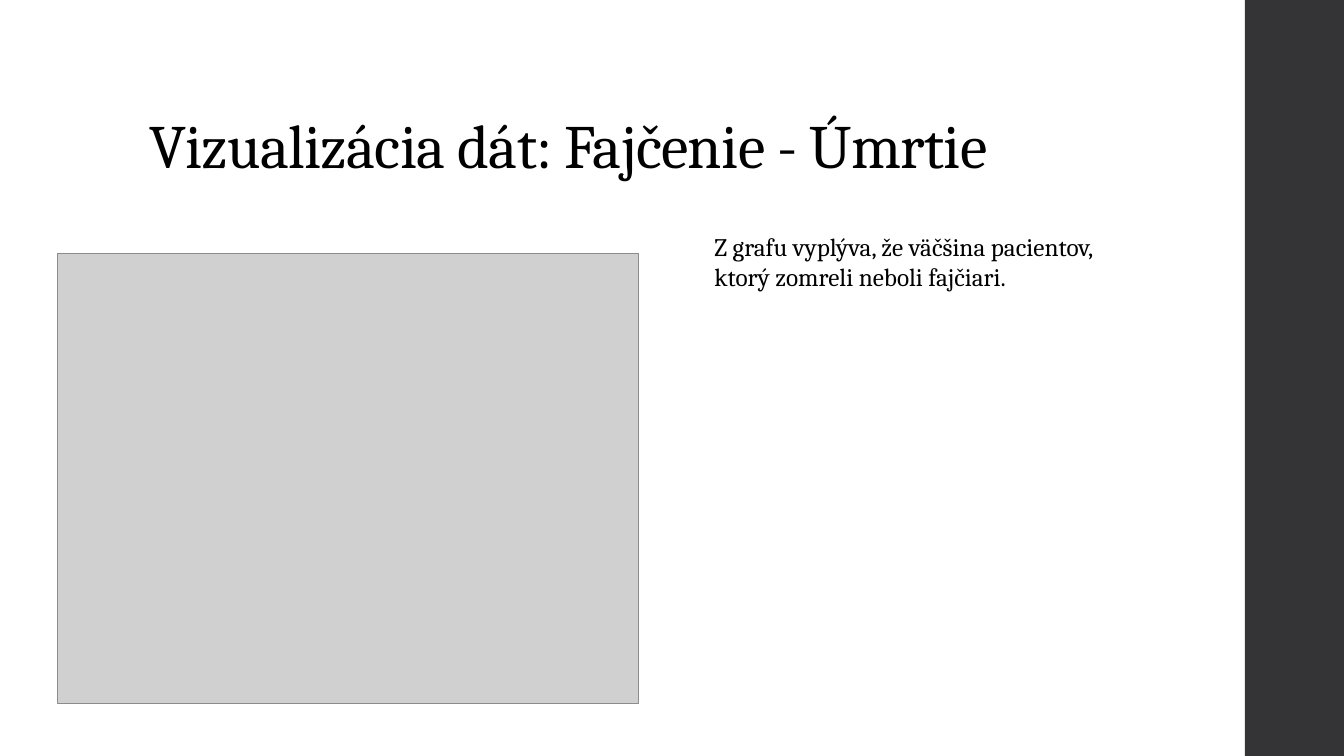
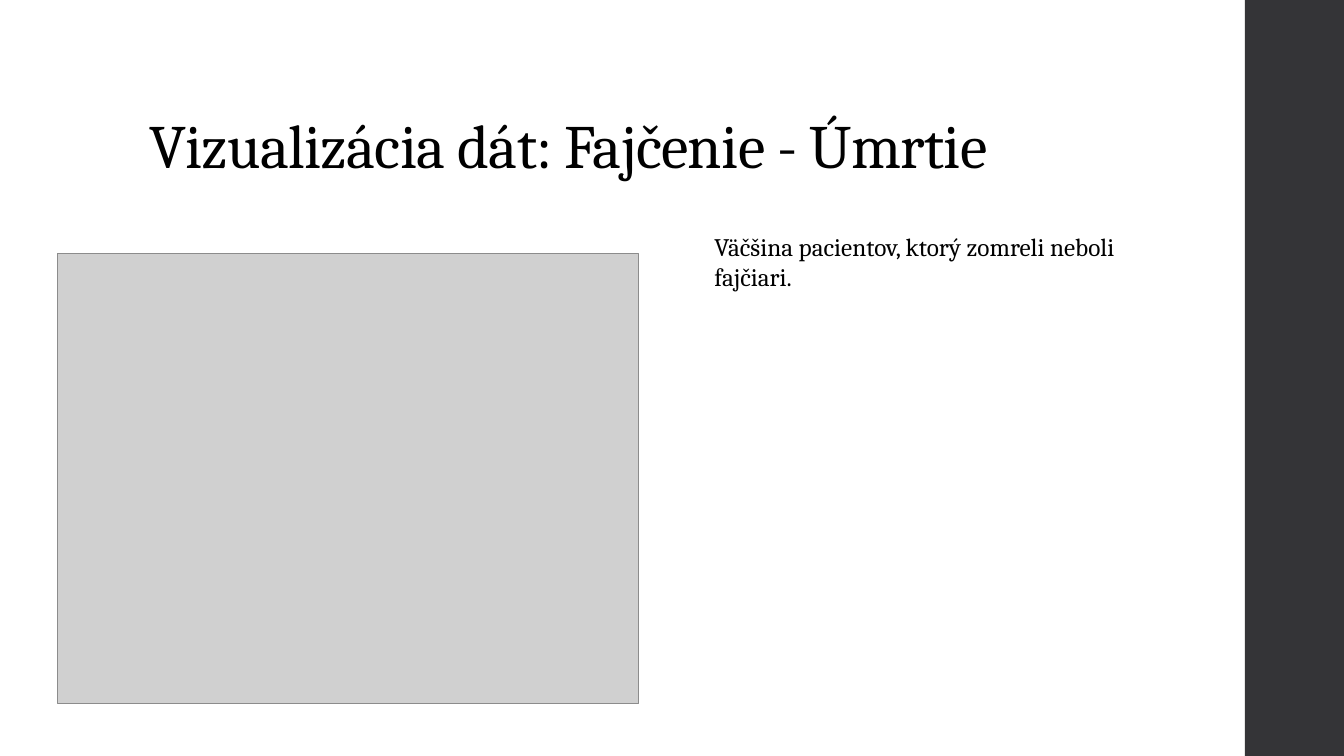
Before and after one commit to mvanko/Vanko_Martin_NS2021, a slide deck: slide 13 of Vanko Martin Predikcia zlyhania srdca.pptx (slide 14 before the commit). Drawn at 1344x756 pixels with LibreOffice and Linux fonts; fonts in the diff are those of the drawing; grey boxes stand for pictures. Boxes give left, top, right and bottom in pixels: in the first picture for what was removed or moved away, otherwise in the second. Text is boxed around its words. In the diff, an @@ line names an element or a change of style, - is before the commit and + after.

```diff
--- a/Vanko Martin Predikcia zlyhania srdca.pptx
+++ b/Vanko Martin Predikcia zlyhania srdca.pptx
@@ text at <box>714,238,1114,292</box>: text changed @@
-Z grafu vyplýva, že väčšina pacientov, ktorý zomreli neboli fajčiari.
+Väčšina pacientov, ktorý zomreli neboli fajčiari.
```
Also in this commit, not shown: 11 other slides changed, 10 slides added, 12 slides removed, 1 other file.
